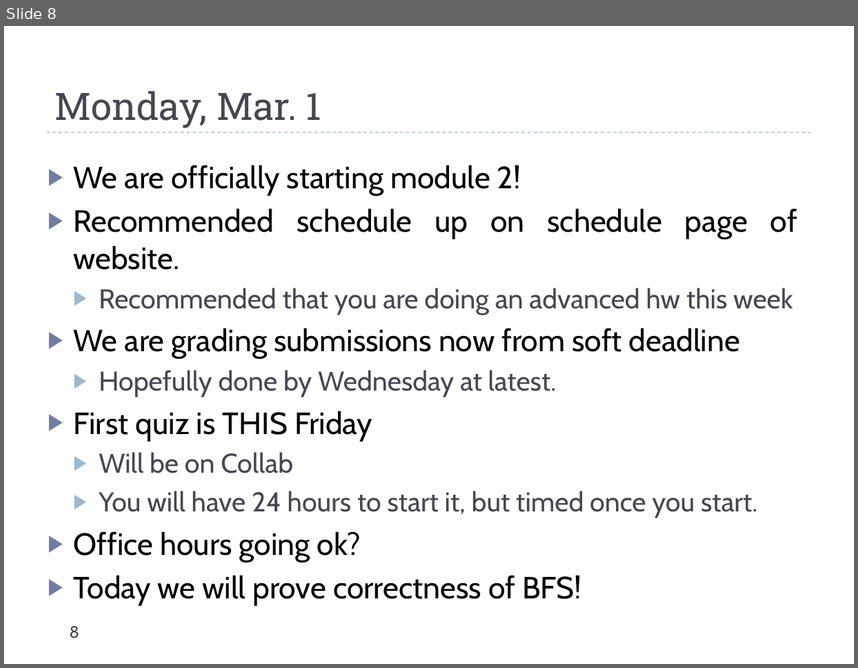
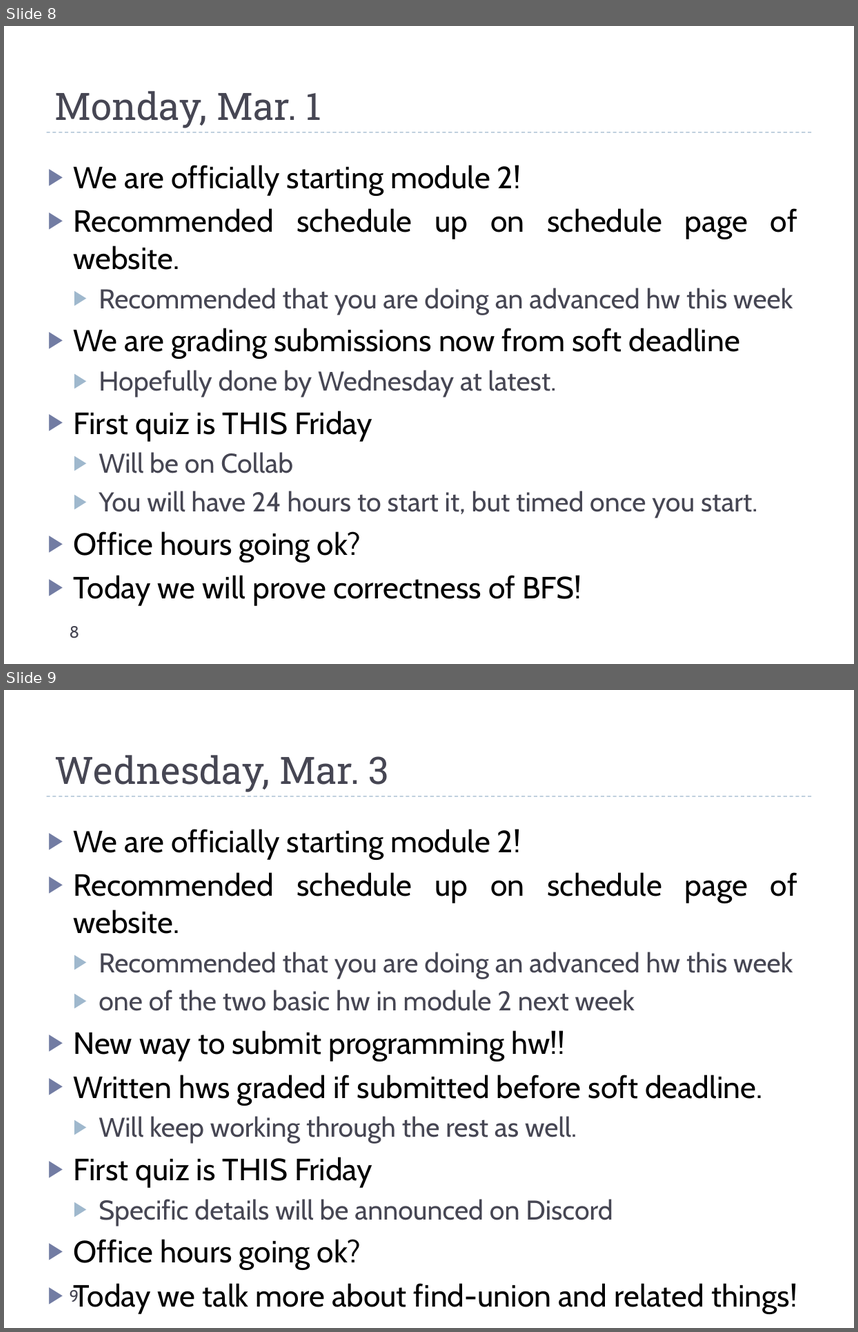
Before and after one commit to uva-cs/cs4102-f21, a slide deck: slides/dailyannouncements_mf.pptx. Shown one above the other, each under a label of ours: slide 8 before the commit, slides 8 and 9 after it. The pictures are 858x668 and 858x1332 pixels, drawn with LibreOffice and Linux fonts; fonts in the diff are those of the drawing. Boxes give left, top, right and bottom in pixels: in the first picture for what was removed or moved away, otherwise in the second. Text is boxed around its words. In the diff, an @@ line names an element or a change of style, - is before the commit and + after.

```diff
--- a/slides/dailyannouncements_mf.pptx
+++ b/slides/dailyannouncements_mf.pptx
@@ slide 9 added at (4,690,854,1328), background #FFFFFF; not listed: 1 template element that a slide beside it also shows @@
@@ title added at (55,755,390,792), 32 pt, text #464653 @@
+Wednesday, Mar. 3
@@ text added at (73,829,797,1307), 26 pt, text #000000 @@
+▶ We are officially starting module 2!
+▶ Recommended schedule up on schedule page of website.
+  ▶ Recommended that you are doing an advanced hw this week
+  ▶ one of the two basic hw in module 2 next week
+▶ New way to submit programming hw!!
+▶ Written hws graded if submitted before soft deadline.
+  ▶ Will keep working through the rest as well.
+▶ First quiz is THIS Friday
+  ▶ Specific details will be announced on Discord
+▶ Office hours going ok?
+▶ Today we talk more about find-union and related things!
@@ page number added at (70,1287,79,1301), 14 pt, text #464653 @@
+9
```
Also in this commit, not shown: 2 other slides added.
